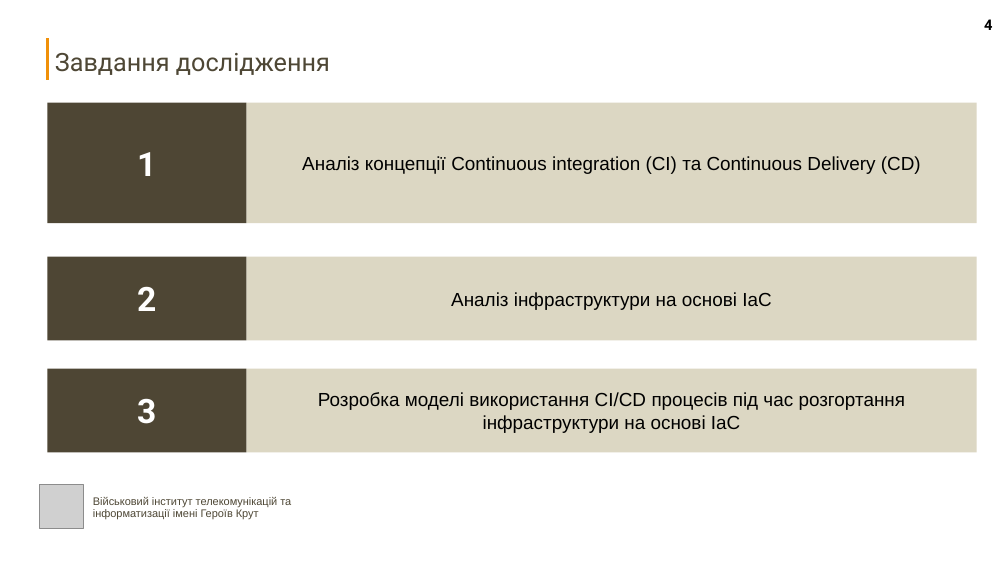
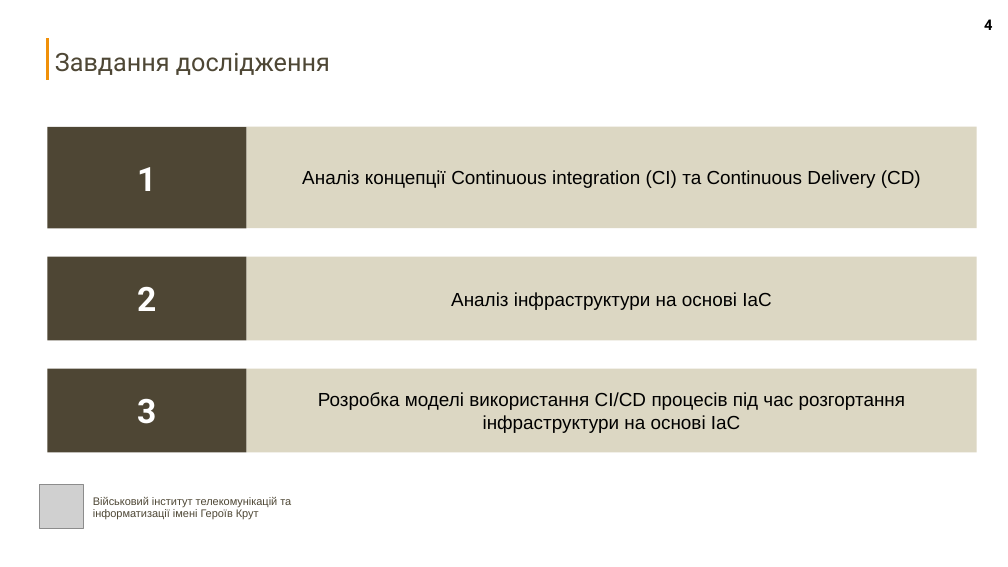
Before and after one commit to n1ta8080/diploma, a slide deck: slide 4 of Презентація Ксендзук.pptx. Drawn at 1008x567 pixels with LibreOffice and Linux fonts; fonts in the diff are those of the drawing; grey boxes stand for pictures. Boxes give left, top, right and bottom in pixels: in the first picture for what was removed or moved away, otherwise in the second. Text is boxed around its words. In the diff, an @@ line names an element or a change of style, - is before the commit and + after.

```diff
--- a/Презентація Ксендзук.pptx
+++ b/Презентація Ксендзук.pptx
@@ rectangle "1" resized from (x1=48, y1=103, x2=247, y2=223) to (x1=48, y1=127, x2=247, y2=228) @@
@@ rectangle "Аналіз концепції Continuous integration (CI) ..." resized from (x1=247, y1=103, x2=977, y2=223) to (x1=247, y1=126, x2=977, y2=228) @@
```
Also in this commit, not shown: 1 other slide changed, 3 other files.
